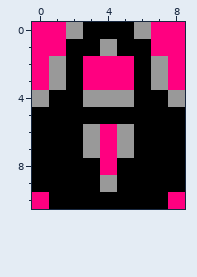
Two versions of one pixel-art sprite, src/gfx/lock_on.png. The picture above is the old version.
The file is 9x11 pixels.
After:
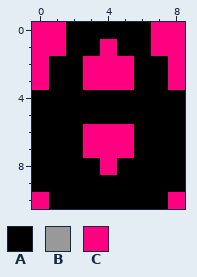
Palette (. is transparent): A #000000  B #999999  C #ff0080
The exact change:
{"y":0,"x":2,"old":"B","new":"A"}
{"y":0,"x":6,"old":"B","new":"A"}
{"y":1,"x":4,"old":"B","new":"C"}
{"y":2,"x":1,"old":"B","new":"A"}
{"y":2,"x":7,"old":"B","new":"A"}
{"y":3,"x":1,"old":"B","new":"A"}
{"y":3,"x":7,"old":"B","new":"A"}
{"y":4,"x":0,"old":"B","new":"A"}
{"y":4,"x":3,"old":"BBB","new":"AAA"}
{"y":4,"x":8,"old":"B","new":"A"}
{"y":6,"x":3,"old":"B","new":"C"}
{"y":6,"x":5,"old":"B","new":"C"}
{"y":7,"x":3,"old":"B","new":"C"}
{"y":7,"x":5,"old":"B","new":"C"}
{"y":9,"x":4,"old":"B","new":"A"}
{"label":"changed","picture_box":[32,22,185,192]}
